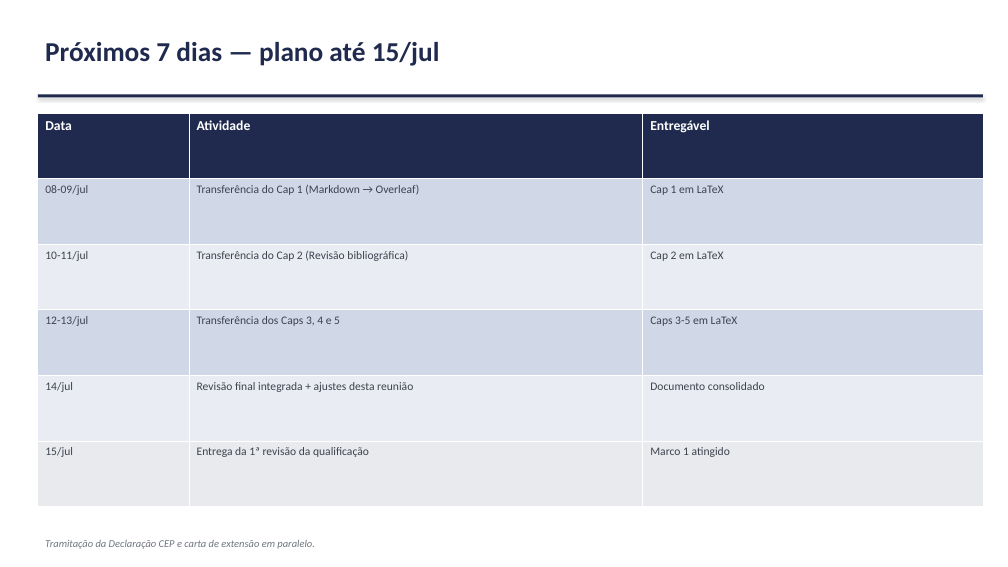
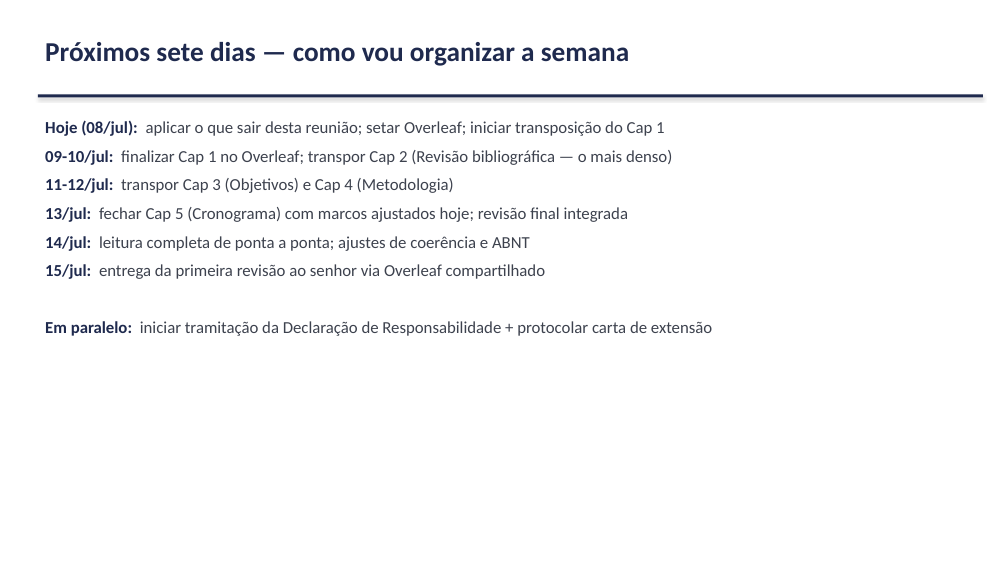
Before and after one commit to marcellozzetti/Facial-Recognition-Models-Mitigating-Bias, a slide deck: slide 25 of docs/ativo/material_reuniao_orientador_2026-07-08.pptx (slide 17 before the commit). Drawn at 1008x567 pixels with LibreOffice and Linux fonts; fonts in the diff are those of the drawing. Boxes give left, top, right and bottom in pixels: in the first picture for what was removed or moved away, otherwise in the second. Text is boxed around its words. In the diff, an @@ line names an element or a change of style, - is before the commit and + after.

```diff
--- a/docs/ativo/material_reuniao_orientador_2026-07-08.pptx
+++ b/docs/ativo/material_reuniao_orientador_2026-07-08.pptx
@@ text at box(45, 42, 629, 66): text changed @@
-Próximos 7 dias — plano até 15/jul
+Próximos sete dias — como vou organizar a semana
@@ table removed at box(38, 113, 983, 507), 6 rows, 3 columns @@
-Data | Atividade | Entregável
-08-09/jul | Transferência do Cap 1 (Markdown → Overleaf) | Cap 1 em LaTeX
-10-11/jul | Transferência do Cap 2 (Revisão bibliográfica) | Cap 2 em LaTeX
-12-13/jul | Transferência dos Caps 3, 4 e 5 | Caps 3-5 em LaTeX
-14/jul | Revisão final integrada + ajustes desta reunião | Documento consolidado
-15/jul | Entrega da 1ª revisão da qualificação | Marco 1 atingido
@@ text added at box(45, 120, 712, 336), 16 pt, text #3D424E @@
+Hoje (08/jul): aplicar o que sair desta reunião; setar Overleaf; iniciar transposição do Cap 1
+09-10/jul: finalizar Cap 1 no Overleaf; transpor Cap 2 (Revisão bibliográfica — o mais denso)
+11-12/jul: transpor Cap 3 (Objetivos) e Cap 4 (Metodologia)
+13/jul: fechar Cap 5 (Cronograma) com marcos ajustados hoje; revisão final integrada
+14/jul: leitura completa de ponta a ponta; ajustes de coerência e ABNT
+15/jul: entrega da primeira revisão ao senhor via Overleaf compartilhado
+Em paralelo: iniciar tramitação da Declaração de Responsabilidade + protocolar carta de extensão
@@ text removed at box(45, 540, 315, 549) @@
-Tramitação da Declaração CEP e carta de extensão em paralelo.
```
Also in this commit, not shown: 9 other slides changed, 16 slides added, 8 slides removed, 1 other file.
